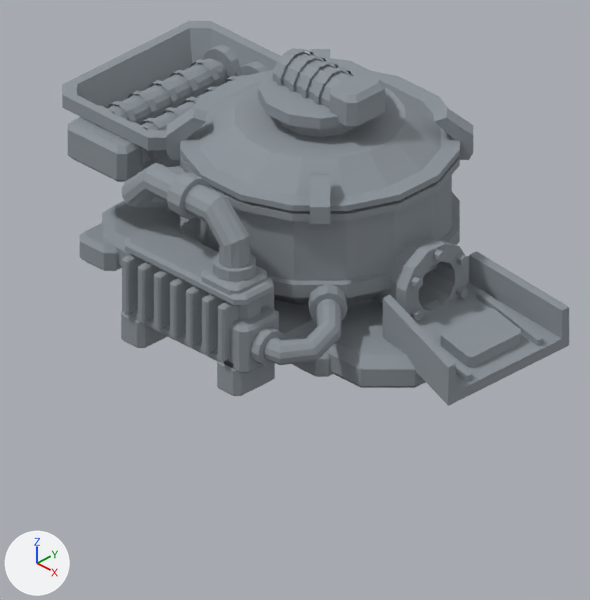
An edit to the Blender file artifacts/refinery-ab/b.blend, drawn before and after from the same camera.
Camera for both pictures: the file's camera 'Cam'. Every picture has the same lights, and +X, +Y and +Z are marked at lower left. The first picture is the older version.

Before the edit, the objects in view are built like this:
```python
me_refinery_b_vertical_vessel = bpy.data.meshes.new('refinery_b_vertical_vessel')
me_refinery_b_vertical_vessel.from_pydata(...)  # 7080 vertices, 1642 faces; spans x -1.81..1.86, y -1.29..1.14, z 0.0..1.79
me_refinery_b_vertical_vessel.materials.append(mat_color)
ob_refinery_b_vertical_vessel = bpy.data.objects.new('refinery_b_vertical_vessel', me_refinery_b_vertical_vessel)
ob_refinery_b_vertical_vessel.location = (0.0, 0.0, 0.0)
```
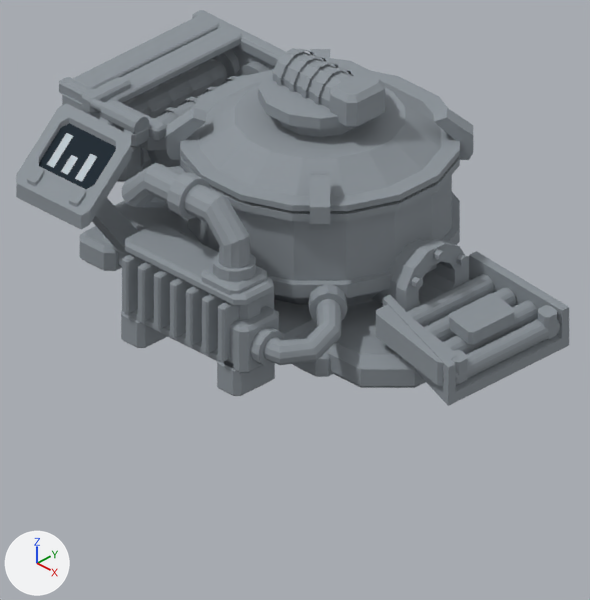
The change, as JSON lines over the scene's bpy script:
```json
{"block": "me_refinery_b_vertical_vessel", "where": "# used by ob_refinery_b_vertical_vessel; location = (0.0, 0.0, 0.0)"}
{"op": "remove", "block": "me_refinery_b_vertical_vessel", "code": "me_refinery_b_vertical_vessel.from_pydata(...)  # 7080 vertices, 1642 faces; spans x -1.81..1.86, y -1.29..1.14, z 0.0..1.79"}
{"op": "add", "block": "me_refinery_b_vertical_vessel", "code": "me_refinery_b_vertical_vessel.from_pydata(...)  # 8790 vertices, 2015 faces; spans x -1.81..1.86, y -1.36..1.14, z 0.0..1.79"}
{"block": "me_refinery_b_vertical_vessel", "change": "me_refinery_b_vertical_vessel part 1: the loose piece of 8 vertices spanning x 1.23..1.83, y 0.5..0.56, z 0.22..0.36 is scaled about its middle by (1.55, 1.4, 0), then moved by (-2.83, 0.3, 0.91)"}
{"block": "me_refinery_b_vertical_vessel", "change": "me_refinery_b_vertical_vessel part 2: the loose piece of 8 vertices spanning x 1.23..1.83, y -0.18..-0.12, z 0.22..0.36 is scaled about its middle by (1.55, 1.4, 0), then moved by (-2.83, -0.3, 0.91)"}
{"block": "me_refinery_b_vertical_vessel", "change": "me_refinery_b_vertical_vessel part 3: 23 loose pieces with 96 vertices, spanning x 1.23..1.83, y -0.18..0.56, z 0.18..0.36, are deleted"}
{"block": "me_refinery_b_vertical_vessel", "change": "me_refinery_b_vertical_vessel part 4: 1246 vertices added at x -1.78..-0.65, y -1.36..0.88, z 0.17..1.37"}
{"block": "me_refinery_b_vertical_vessel", "change": "me_refinery_b_vertical_vessel part 5: 16 vertices removed from x 1.24..1.82, y -0.18..0.56, z 0.18..0.36; 576 vertices added at x 1.16..1.85, y -0.41..0.69, z 0.19..0.55"}
{"block": "me_refinery_b_vertical_vessel", "change": "other edits to the shape of me_refinery_b_vertical_vessel do not show in these pictures"}
```

What differs and where, as boxes (x1, y1, x2, y2) in the pictures (590 x 600 px; the box of a moved part takes in the faces that stretch with it):
```json
{"object": "refinery_b_vertical_vessel", "change": "reshaped", "before": [62, 21, 569, 406], "after": [16, 10, 569, 406], "on screen": "9% wider"}
{"part": 1, "of": "me_refinery_b_vertical_vessel", "change": "moved or reshaped", "before": [477, 289, 543, 340], "after": [195, 10, 286, 57]}
{"part": 2, "of": "me_refinery_b_vertical_vessel", "change": "moved or reshaped", "before": [441, 348, 472, 376], "after": [62, 77, 163, 128]}
{"part": 3, "of": "me_refinery_b_vertical_vessel", "change": "deleted", "before": [441, 293, 543, 381]}
{"part": 4, "of": "me_refinery_b_vertical_vessel", "change": "added", "after": [16, 13, 280, 256]}
{"part": 5, "of": "me_refinery_b_vertical_vessel", "change": "built on", "before": [441, 308, 521, 381], "after": [376, 274, 560, 386]}
```
